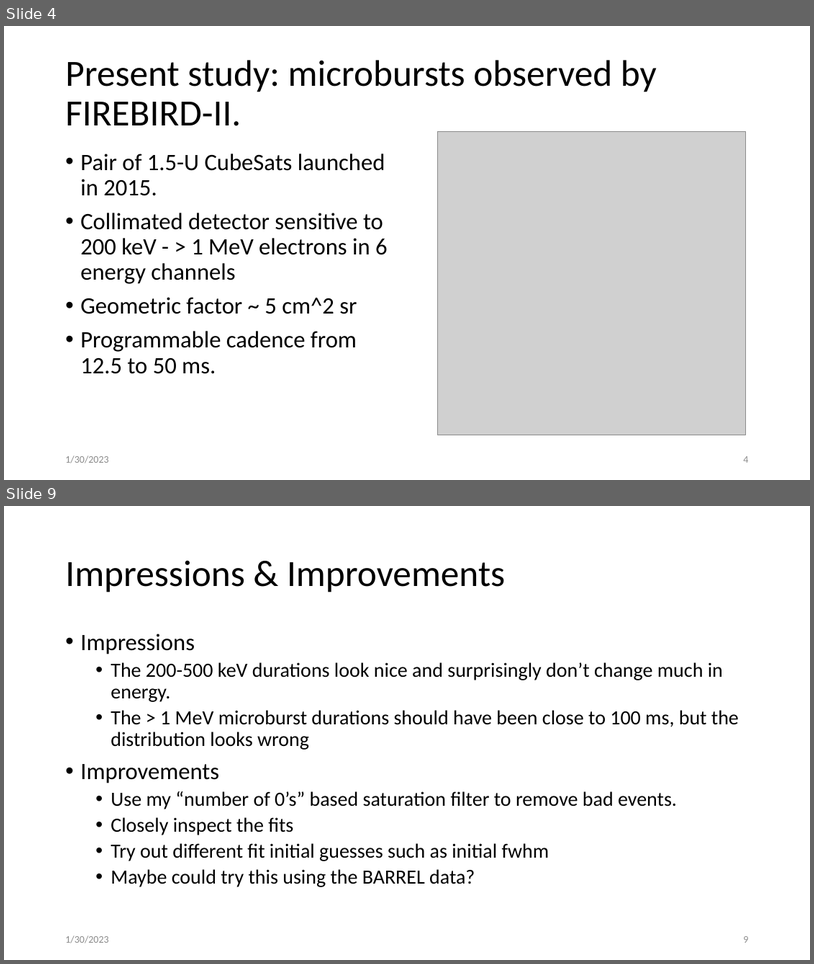
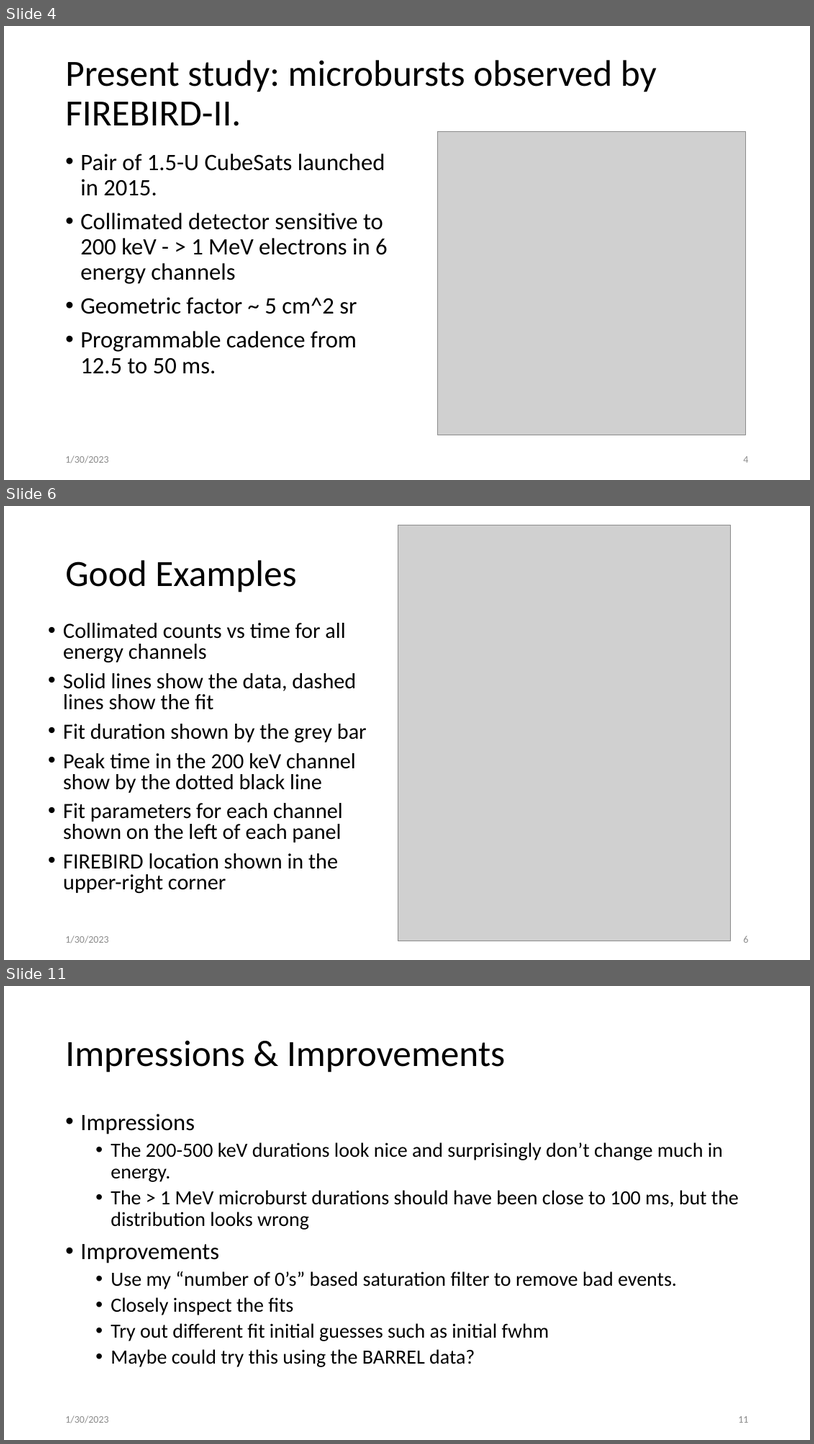
Before and after one commit to mshumko/fbrbsp, a slide deck: presentations/20230130_firebird_microburst_durations.pptx. Shown one above the other, each under a label of ours: slides 4 and 9 before the commit, slides 4, 6 and 11 after it; the slides between them are not shown. The pictures are 814x964 and 814x1444 pixels, drawn with LibreOffice and Linux fonts; fonts in the diff are those of the drawing; grey boxes stand for pictures. Boxes give left, top, right and bottom in pixels: in the first picture for what was removed or moved away, otherwise in the second. Text is boxed around its words. In the diff, an @@ line names an element or a change of style, - is before the commit and + after.

```diff
--- a/presentations/20230130_firebird_microburst_durations.pptx
+++ b/presentations/20230130_firebird_microburst_durations.pptx
@@ slide 6 added at <box>4,506,810,960</box>, background #FFFFFF @@
@@ picture added at <box>399,525,731,941</box> @@
@@ title added at <box>65,560,296,592</box>, 44 pt, text #000000 @@
+Good Examples
@@ text added at <box>63,623,367,893</box>, 25.9 pt, text #000000 @@
+• Collimated counts vs time for all energy channels
+• Solid lines show the data, dashed lines show the fit
+• Fit duration shown by the grey bar
+• Peak time in the 200 keV channel show by the dotted black line
+• Fit parameters for each channel shown on the left of each panel
+• FIREBIRD location shown in the upper-right corner
@@ text added at <box>65,935,108,943</box>, 12 pt, text #8C8C8C @@
+1/30/2023
@@ page number added at <box>743,936,748,942</box>, 12 pt, text #8C8C8C @@
+6
@@ what was slide 9 is now slide 11 @@
@@ page number at <box>738,1416,748,1422</box>: text changed @@
-9
+11
```
Also in this commit, not shown: 6 slides changed, 1 other slide added.
